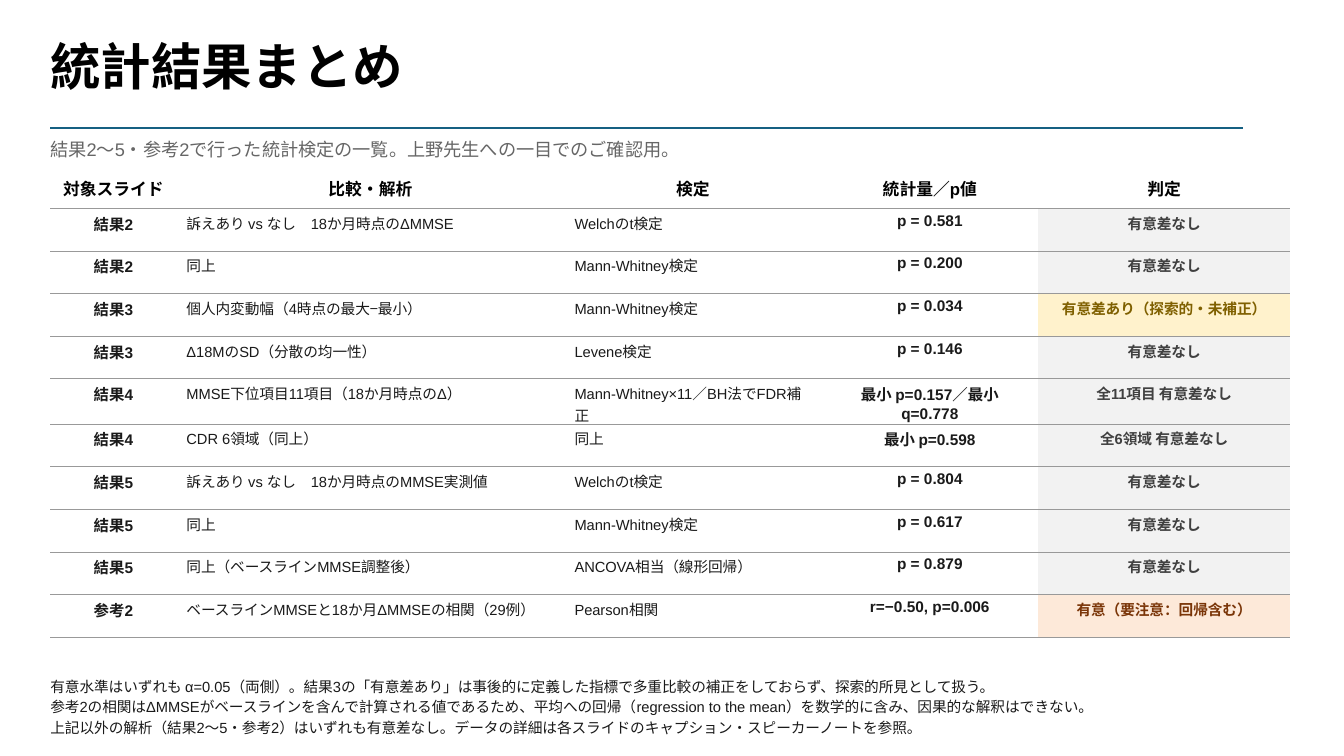
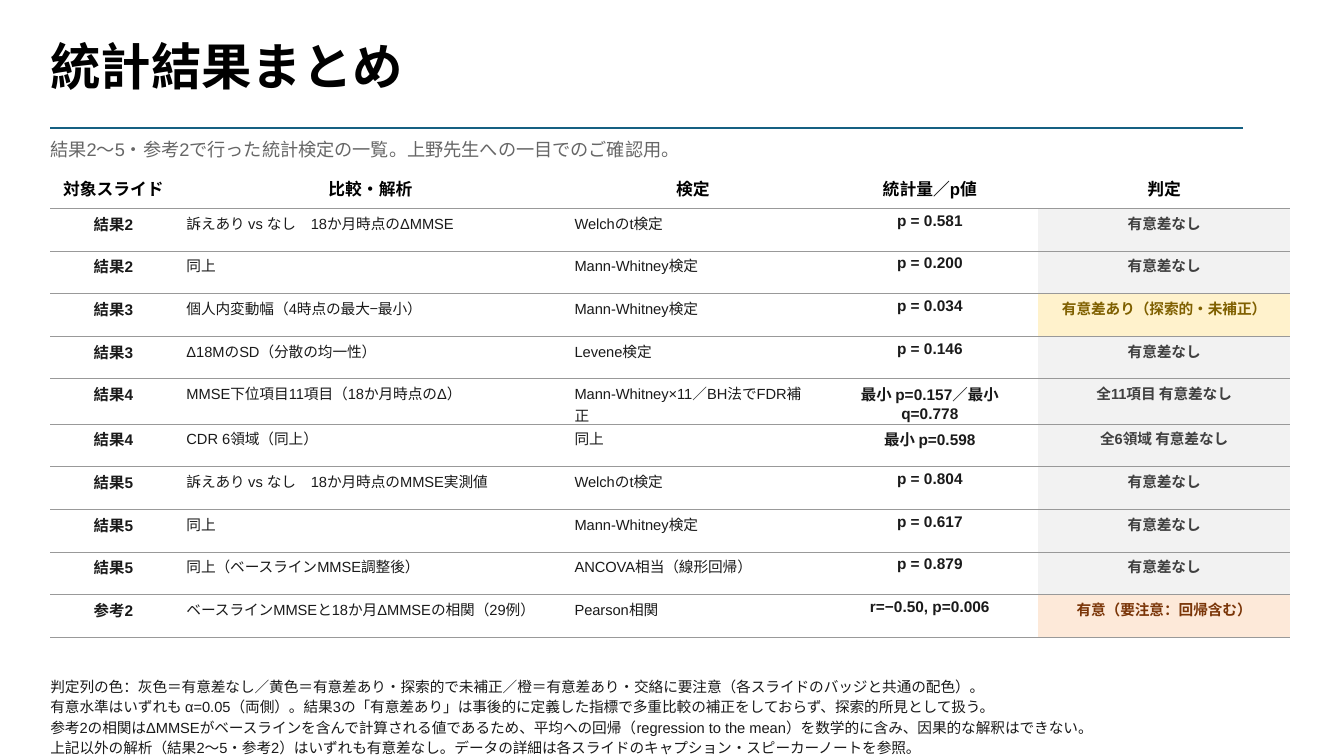
Before and after one commit to Yusuke013186/-, a slide deck: slide 6 of 8月5日に見せるスライド_更新版.pptx. Drawn at 1344x756 pixels with LibreOffice and Linux fonts; fonts in the diff are those of the drawing. Boxes give left, top, right and bottom in pixels: in the first picture for what was removed or moved away, otherwise in the second. Text is boxed around its words. In the diff, an @@ line names an element or a change of style, - is before the commit and + after.

```diff
--- a/8月5日に見せるスライド_更新版.pptx
+++ b/8月5日に見せるスライド_更新版.pptx
@@ text at box(50, 679, 984, 694): paragraph added @@
+判定列の色：灰色＝有意差なし／黄色＝有意差あり・探索的で未補正／橙＝有意差あり・交絡に要注意（各スライドのバッジと共通の配色）。
```
Also in this commit, not shown: 1 other slide changed, 7 other files.
